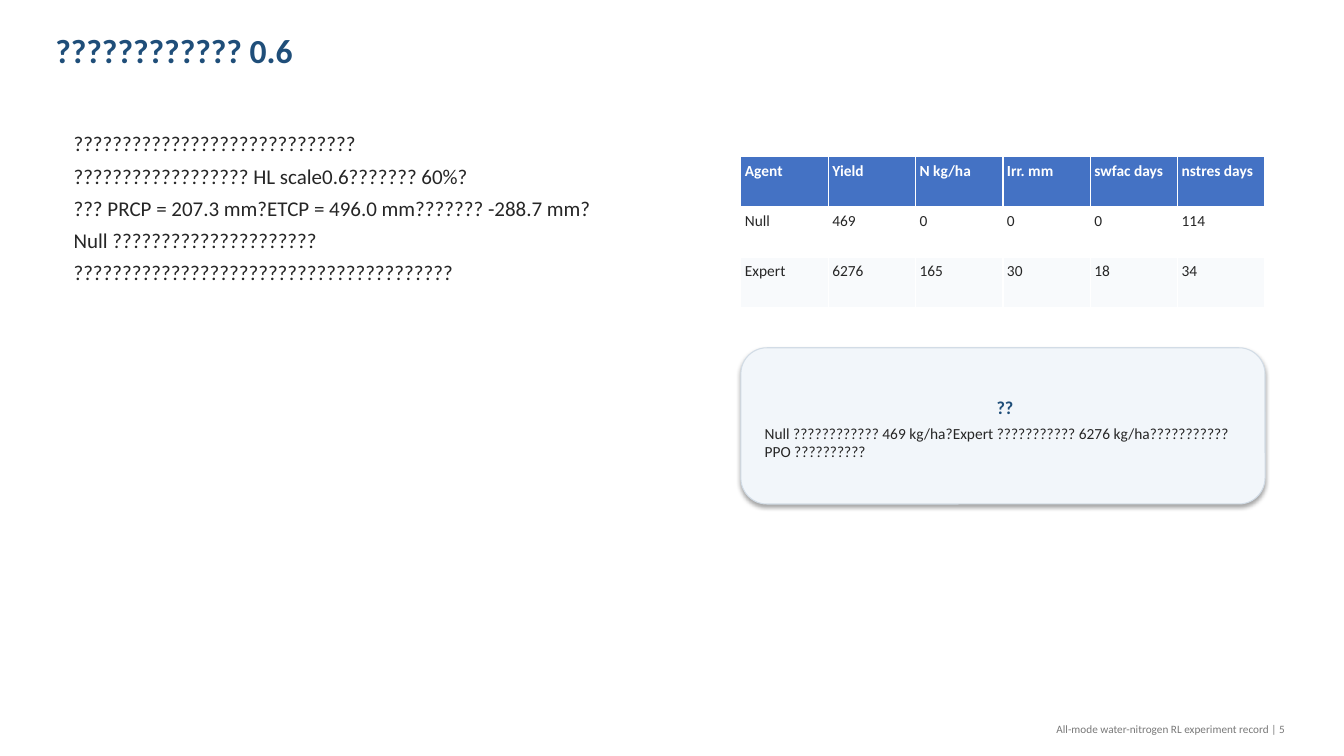
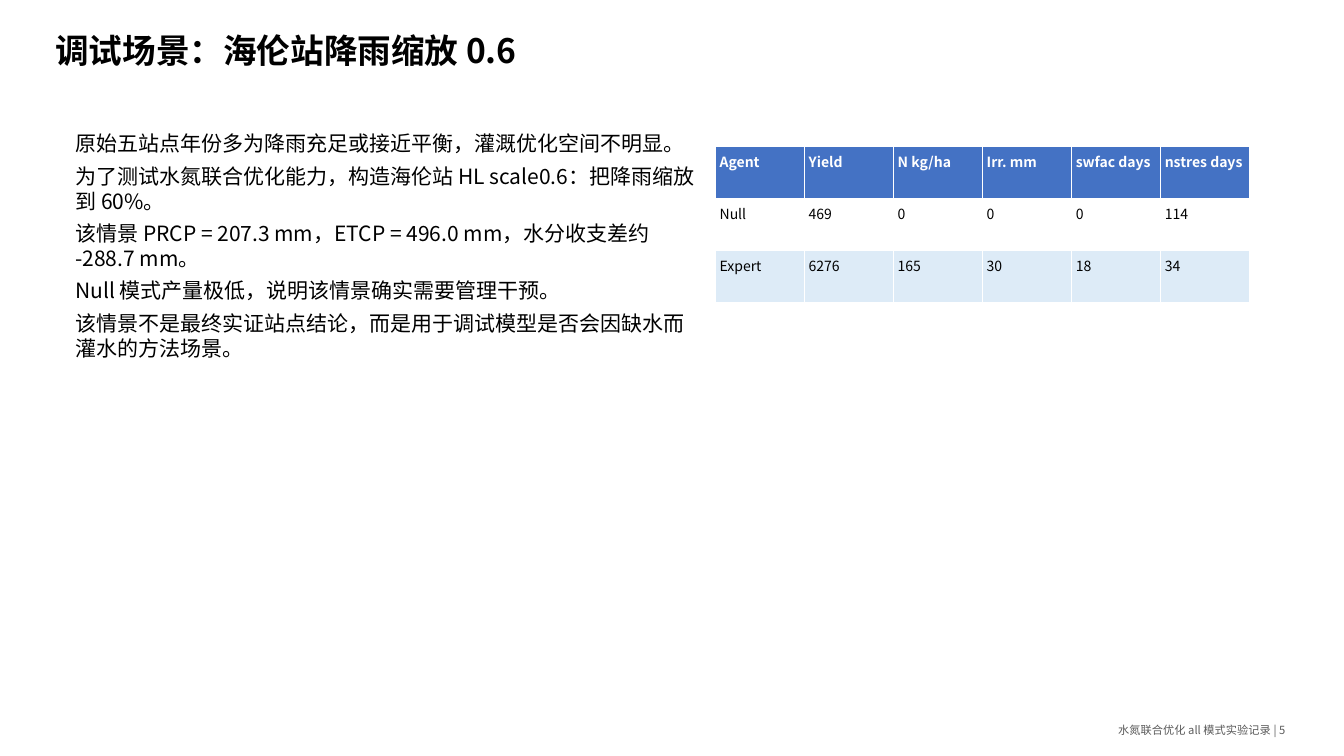
Before and after one commit to Rachel0305/gym-dssat-pdi, a slide deck: slide 5 of figures_hl/all_mode_water_nitrogen_attempts_report.pptx. Drawn at 1344x756 pixels with LibreOffice and Linux fonts; fonts in the diff are those of the drawing. Boxes give left, top, right and bottom in pixels: in the first picture for what was removed or moved away, otherwise in the second. Text is boxed around its words. In the diff, an @@ line names an element or a change of style, - is before the commit and + after.

Commit message:
Fix all-mode report deck Chinese formatting

```diff
--- a/figures_hl/all_mode_water_nitrogen_attempts_report.pptx
+++ b/figures_hl/all_mode_water_nitrogen_attempts_report.pptx
@@ text at (55,34,517,66): text changed; font Calibri to Noto Sans CJK SC; text colour #1F4E79 to #000000 @@
-???????????? 0.6
+调试场景：海伦站降雨缩放 0.6
@@ text at (75,133,694,358): text changed; font Calibri to Noto Sans CJK SC; text colour #262626 to #000000 @@
-?????????????????????????????
-?????????????????? HL scale0.6??????? 60%?
-??? PRCP = 207.3 mm?ETCP = 496.0 mm??????? -288.7 mm?
-Null ?????????????????????
-???????????????????????????????????????
+原始五站点年份多为降雨充足或接近平衡，灌溉优化空间不明显。
+为了测试水氮联合优化能力，构造海伦站 HL scale0.6：把降雨缩放到 60%。
+该情景 PRCP = 207.3 mm，ETCP = 496.0 mm，水分收支差约 -288.7 mm。
+Null 模式产量极低，说明该情景确实需要管理干预。
+该情景不是最终实证站点结论，而是用于调试模型是否会因缺水而灌水的方法场景。
@@ table at (716,146,1248,302) @@
@@ fill #F8FAFC to #DDEBF7 in row 3 @@
@@ size 11 to 10 pt, font Calibri to Noto Sans CJK SC @@
@@ text colour #262626 to #000000 in "Null", "469", "0", "0" and 8 more places @@
@@ table: place and size @@
-table at (741,156,1267,308)
+table at (716,146,1248,302)
@@ rounded rectangle removed at (741,348,1265,504) @@
-??
-Null ???????????? 469 kg/ha?Expert ??????????? 6276 kg/ha??????????? PPO ??????????
@@ text at (1118,724,1285,735): text changed; font Calibri to Noto Sans CJK SC; text colour #787878 to #5A5A5A @@
-All-mode water-nitrogen RL experiment record | 5
+水氮联合优化 all 模式实验记录 | 5
```
Also in this commit, not shown: 16 other slides changed, 3 slides added, 3 slides removed, 5 other files.
